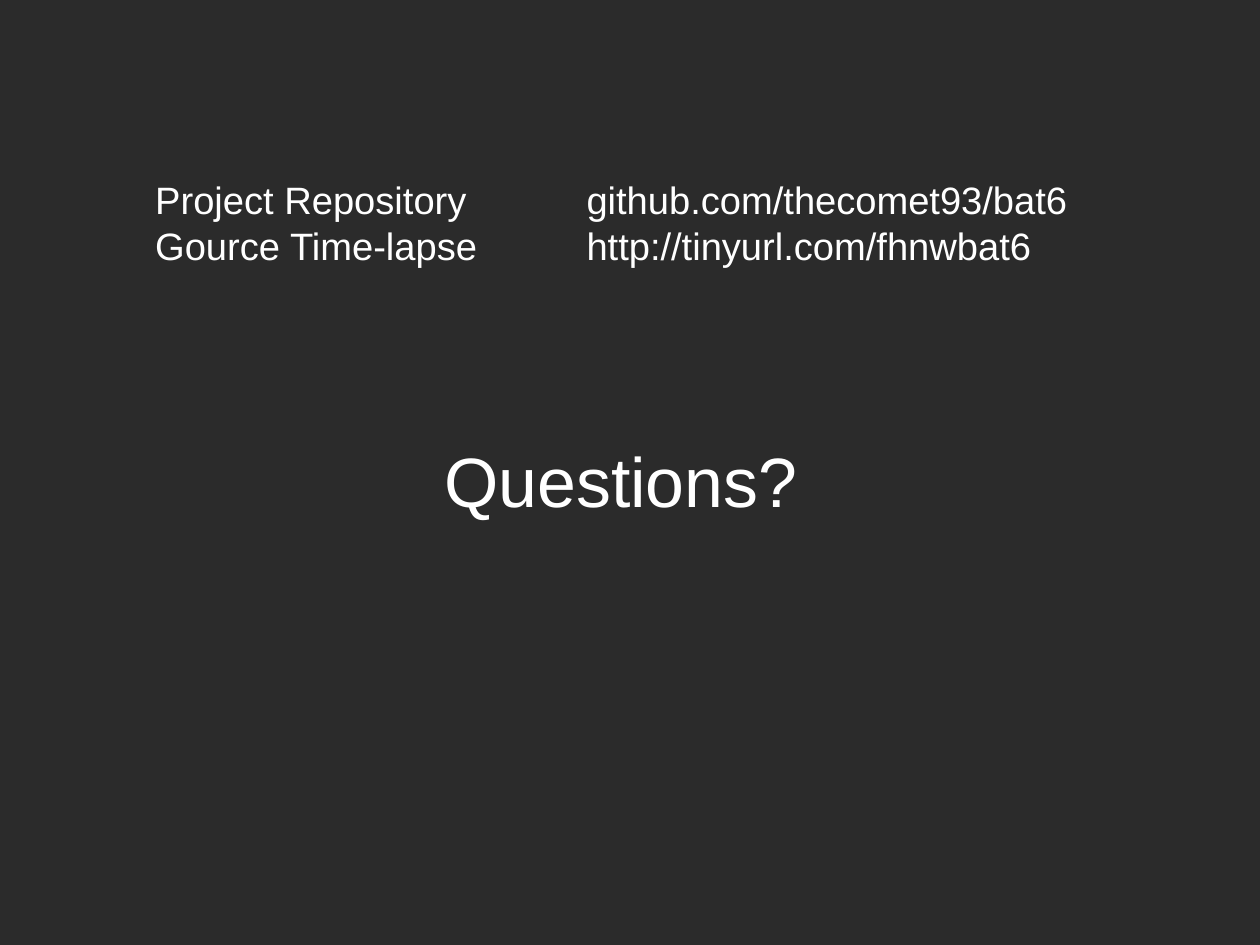
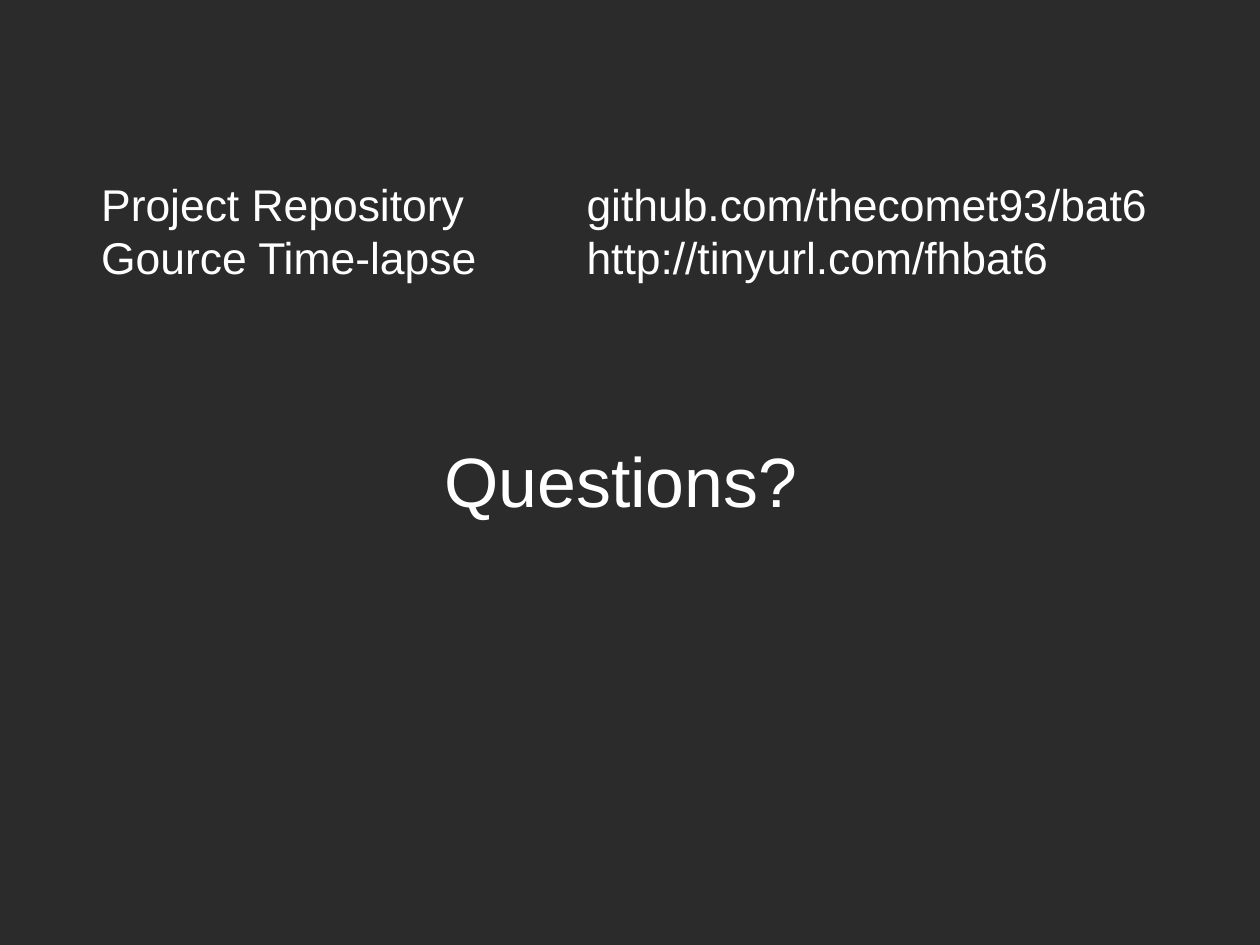
Before and after one commit to TheComet/bat6, a slide deck: slide 15 of doc/presentation/libreoffice/presentation.odp. Drawn at 1260x945 pixels with LibreOffice and Linux fonts; fonts in the diff are those of the drawing; background and template pictures are left out; a plain dark background stands for a picture behind light text. Boxes give left, top, right and bottom in pixels: in the first picture for what was removed or moved away, otherwise in the second. Text is boxed around its words. In the diff, an @@ line names an element or a change of style, - is before the commit and + after.

Commit message:
Correcting link in presentation to gource

```diff
--- a/doc/presentation/libreoffice/presentation.odp
+++ b/doc/presentation/libreoffice/presentation.odp
@@ text "Project Repository": place and size @@
-text "Project Repository" at <box>155,186,477,268</box>
+text "Project Repository" at <box>101,188,476,283</box>
@@ text "Project Repository" at <box>101,188,476,283</box>: size 24 to 28 pt @@
@@ text at <box>587,188,1147,230</box>: size 24 to 28 pt in "github.com/thecomet93/bat6" @@
@@ text at <box>587,241,1048,283</box>: text changed; size 24 to 28 pt @@
-http://tinyurl.com/fhnwbat6
+http://tinyurl.com/fhbat6
```
Also in this commit, not shown: 2 other slides changed.
